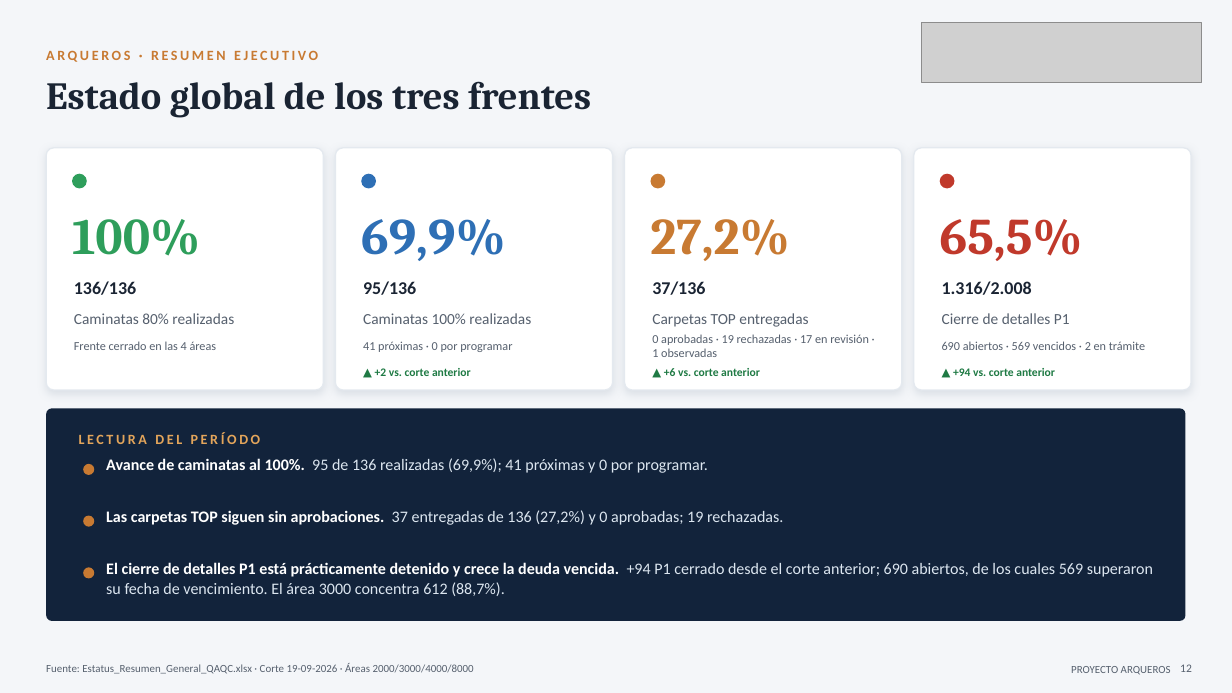
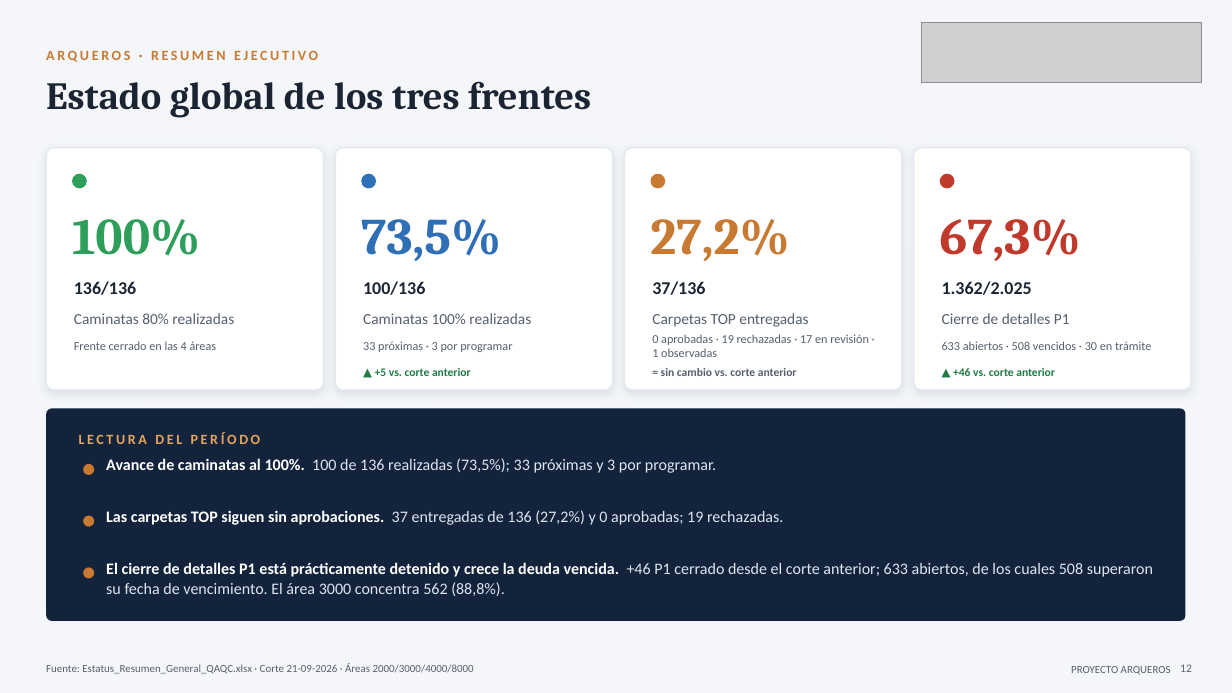
Before and after one commit to tdkvalex/Dashboard-HSEQ, a slide deck: slide 12 of panel_control_TOP_P1/Panel_Control_TOP_P1.pptx. Drawn at 1232x693 pixels with LibreOffice and Linux fonts; fonts in the diff are those of the drawing; grey boxes stand for pictures. Boxes give left, top, right and bottom in pixels: in the first picture for what was removed or moved away, otherwise in the second. Text is boxed around its words. In the diff, an @@ line names an element or a change of style, - is before the commit and + after.

```diff
--- a/panel_control_TOP_P1/Panel_Control_TOP_P1.pptx
+++ b/panel_control_TOP_P1/Panel_Control_TOP_P1.pptx
@@ text at (361, 219, 501, 261): text changed @@
-69,9%
+73,5%
@@ text at (940, 219, 1081, 261): text changed @@
-65,5%
+67,3%
@@ text at (363, 281, 425, 295): text changed @@
-95/136
+100/136
@@ text at (942, 281, 1032, 295): text changed @@
-1.316/2.008
+1.362/2.025
@@ text at (363, 341, 512, 352): text changed @@
-41 próximas · 0 por programar
+33 próximas · 3 por programar
@@ text at (942, 341, 1151, 350): text changed @@
-690 abiertos · 569 vencidos · 2 en trámite
+633 abiertos · 508 vencidos · 30 en trámite
@@ text at (375, 368, 471, 376): text changed @@
-▲ +2 vs. corte anterior
+▲ +5 vs. corte anterior
@@ text at (661, 368, 797, 376): text changed; text colour #1F7A44 to #56606E @@
-▲ +6 vs. corte anterior
+= sin cambio vs. corte anterior
@@ text at (953, 368, 1055, 376): text changed @@
-▲ +94 vs. corte anterior
+▲ +46 vs. corte anterior
@@ text at (106, 458, 716, 473): text changed @@
-Avance de caminatas al 100%. 95 de 136 realizadas (69,9%); 41 próximas y 0 por programar.
+Avance de caminatas al 100%. 100 de 136 realizadas (73,5%); 33 próximas y 3 por programar.
@@ text at (106, 562, 1153, 596): text changed @@
-El cierre de detalles P1 está prácticamente detenido y crece la deuda vencida. +94 P1 cerrado desde el corte anterior; 690 abiertos, de los cuales 569 superaron su fecha de vencimiento. El área 3000 concentra 612 (88,7%).
+El cierre de detalles P1 está prácticamente detenido y crece la deuda vencida. +46 P1 cerrado desde el corte anterior; 633 abiertos, de los cuales 508 superaron su fecha de vencimiento. El área 3000 concentra 562 (88,8%).
@@ text at (46, 663, 474, 674): text changed @@
-Fuente: Estatus_Resumen_General_QAQC.xlsx · Corte 19-09-2026 · Áreas 2000/3000/4000/8000
+Fuente: Estatus_Resumen_General_QAQC.xlsx · Corte 21-09-2026 · Áreas 2000/3000/4000/8000
```
Also in this commit, not shown: 6 other slides changed, 7 other files.
